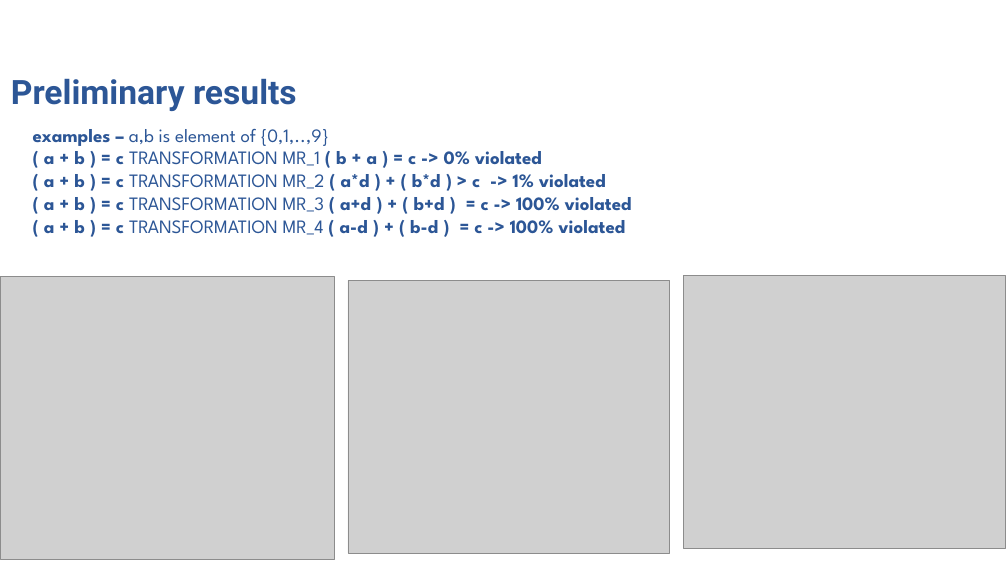
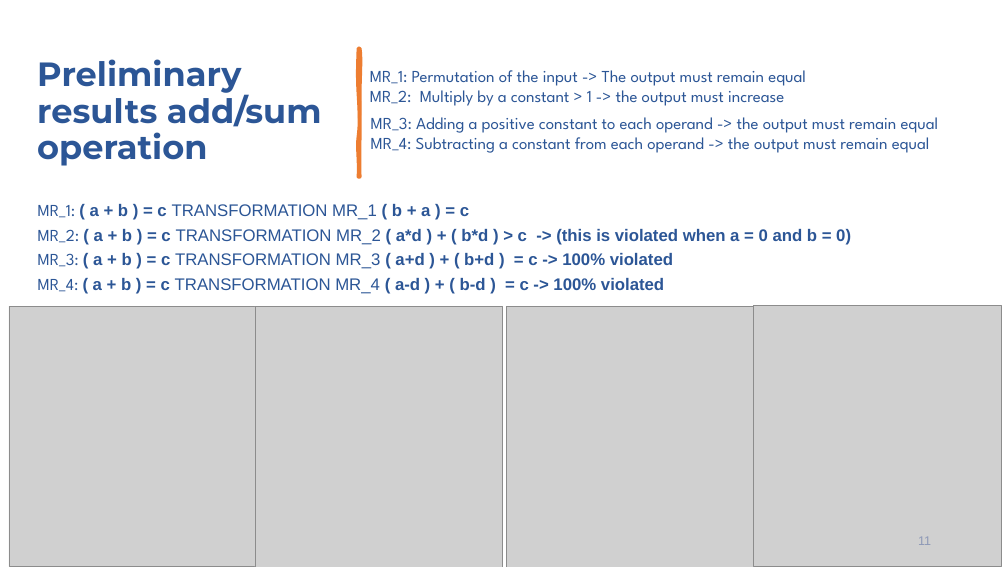
Before and after one commit to aduquet/PhDStuff_repo, a slide deck: slide 11 of ProgressMeetings/Oct_06_22.pptx (slide 10 before the commit). Drawn at 1008x567 pixels with LibreOffice and Linux fonts; fonts in the diff are those of the drawing; grey boxes stand for pictures; background and template pictures are left out. Boxes give left, top, right and bottom in pixels: in the first picture for what was removed or moved away, otherwise in the second. Text is boxed around its words. In the diff, an @@ line names an element or a change of style, - is before the commit and + after.

Commit message:
Oct_06_22

```diff
--- a/ProgressMeetings/Oct_06_22.pptx
+++ b/ProgressMeetings/Oct_06_22.pptx
@@ text "Preliminary results add/sum operation" at box(37, 59, 322, 166): vertical alignment top to middle @@
@@ text at box(37, 59, 322, 166): text changed; font Roboto to Montserrat @@
-Preliminary results
+Preliminary results add/sum operation
@@ freeform shape added at box(358, 48, 360, 177), fill #ED7D31, outline #ED7D31 3.25 pt @@
@@ text added at box(370, 70, 806, 106), 16 pt, text #2C5696 @@
+MR_1: Permutation of the input -> The output must remain equal
+MR_2: Multiply by a constant > 1 -> the output must increase
@@ text added at box(371, 117, 939, 153), 16 pt, text #2C5696 @@
+MR_3: Adding a positive constant to each operand -> the output must remain equal
+MR_4: Subtracting a constant from each operand -> the output must remain equal
@@ text "MR_1: ( a + b ..." at box(38, 204, 851, 294): vertical alignment top to middle @@
@@ text at box(38, 204, 851, 294): text changed; size 18 to 16 pt; font League Spartan to Arial @@
-examples – a,b is element of {0,1,..,9}
-( a + b ) = c TRANSFORMATION MR_1 ( b + a ) = c -> 0% violated
-( a + b ) = c TRANSFORMATION MR_2 ( a*d ) + ( b*d ) > c -> 1% violated
-( a + b ) = c TRANSFORMATION MR_3 ( a+d ) + ( b+d ) = c -> 100% violated
-( a + b ) = c TRANSFORMATION MR_4 ( a-d ) + ( b-d ) = c -> 100% violated
+MR_1: ( a + b ) = c TRANSFORMATION MR_1 ( b + a ) = c
+MR_2: ( a + b ) = c TRANSFORMATION MR_2 ( a*d ) + ( b*d ) > c -> (this is violated when a = 0 and b = 0)
+MR_3: ( a + b ) = c TRANSFORMATION MR_3 ( a+d ) + ( b+d ) = c -> 100% violated
+MR_4: ( a + b ) = c TRANSFORMATION MR_4 ( a-d ) + ( b-d ) = c -> 100% violated
@@ picture removed at box(348, 281, 670, 554) @@
@@ picture: place and size @@
-picture at box(1, 277, 335, 560)
+picture at box(9, 306, 257, 567)
@@ picture added at box(255, 306, 503, 567) @@
@@ picture added at box(507, 306, 755, 567) @@
@@ picture: place and size @@
-picture at box(684, 276, 1006, 549)
+picture at box(754, 306, 1002, 566)
@@ page number at box(918, 536, 931, 545): text changed; size 16 to 12 pt; text colour #B1B3B3 to #8F9AB8 @@
-10
+11
```
Also in this commit, not shown: 5 other slides changed, 7 slides added, 2 slides removed.
